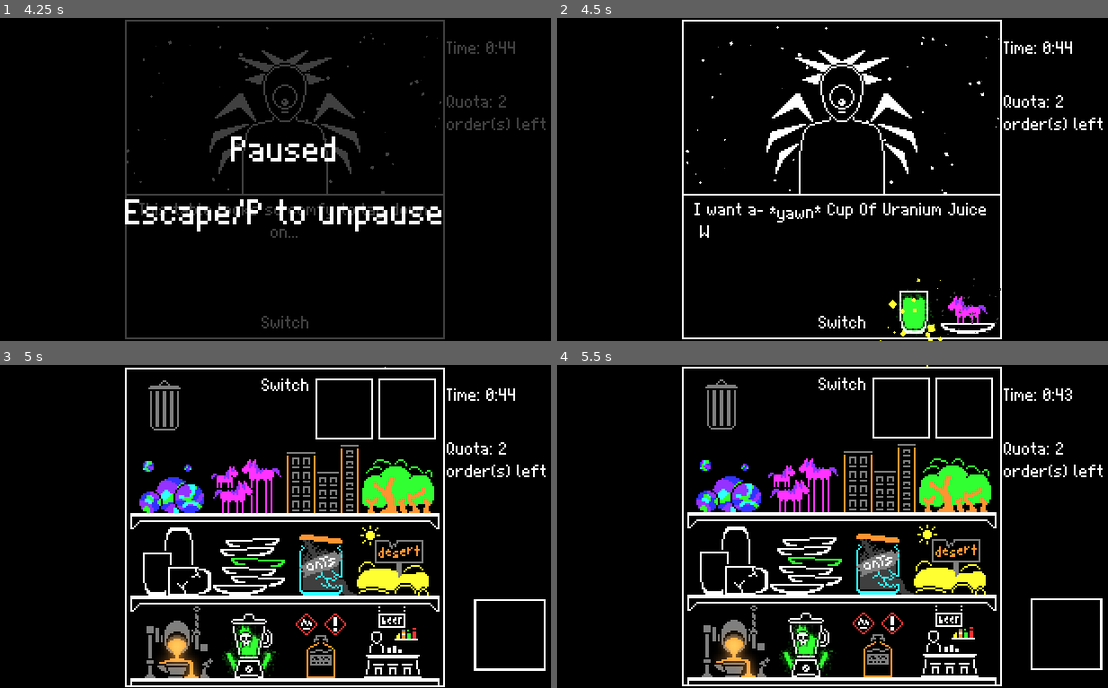
Above: before the commit, frames 1-4 (two rows, left to right).
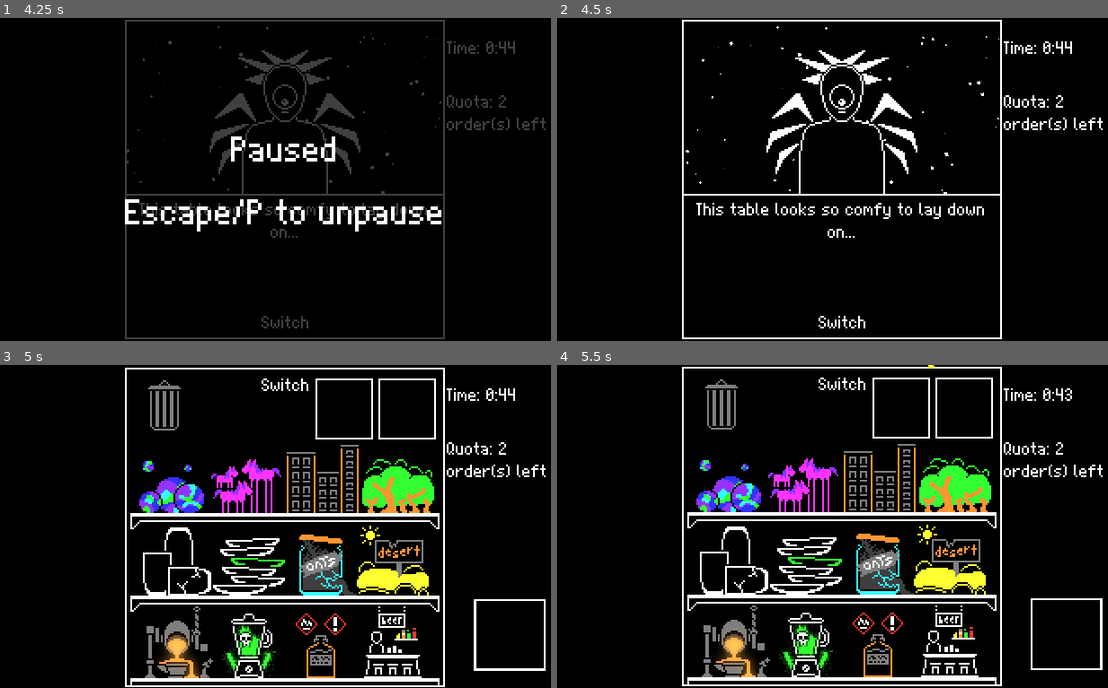
Above: after the commit, the same moments.

Repository: Banalian/BitBiscuit-GMTK2024
Game: Godot game, scene res://Scenes/main_menu.tscn
The game is run twice, just before and just after one commit, with the same random seed, the same clock (stepped at 60 frames per second) and the same inputs.
Inputs (mouse positions are in pixels of both pictures, inside the frame that each line leads up to):
- Up to frame 1 (4.25 s): click "Play" at 0.5 s; click "Play" at 1.25 s; tap Enter at 2 s; move the mouse to (413, 163) at 2.02 s; tap P at 2.1, 2.85, 3.6 s; click (413, 163) at 2.17 s; tap Space at 2.27, 3.02 s; move the mouse to (170, 195) at 2.77 s; click (170, 195) at 2.92 s; move the mouse to (341, 108) at 3.52 s; click (341, 108) at 3.67 s
- Up to frame 2 (4.5 s): move the mouse to (810, 244) at 4.27 s; tap P at 4.35 s; click (810, 244) at 4.42 s
- Up to frame 3 (5 s): tap Space at 4.52 s
- Up to frame 4 (5.5 s): click (898, 410) at 5 s

Frame 1 is identical in both runs. In frame 2, 2.0% of the frame differs, in the area x 24-81%, y 57-100%; in frame 3, less than 0.1%; in frame 4, less than 0.1%.

Commit message:
feat(pause): allow pause to not break current timer state

Diff:
--- a/Scenes/main.tscn
+++ b/Scenes/main.tscn
@@ -85,7 +85,7 @@
 [node name="CanvasLayer" type="CanvasLayer" parent="CameraBase"]
 
 [node name="PauseHandler" parent="CameraBase/CanvasLayer" node_paths=PackedStringArray("_timers") instance=ExtResource("19_c7j6o")]
-_timers = [NodePath("../../../GameManager/CanvasLayer/GameTimer/Timer"), NodePath("../../../GameManager/StartGameTimer"), NodePath("../../../GameManager/EndRoundTimer"), NodePath("../../../GameManager/EndOrderTimer")]
+_timers = [NodePath("../../../GameManager/CanvasLayer/GameTimer/Timer"), NodePath("../../../GameManager/EndRoundTimer"), NodePath("../../../GameManager/EndOrderTimer"), NodePath("../../../GameManager/StartOrderTimer"), NodePath("../../../GameManager/StartGameTimer"), NodePath("../../../ViewTop/NextDialogueTimer")]
 
 [node name="FailedStateHandler" parent="CameraBase/CanvasLayer" instance=ExtResource("3_1v80o")]
 
--- a/Scripts/pause_handler.gd
+++ b/Scripts/pause_handler.gd
@@ -3,8 +3,9 @@
 
 @export var _timers: Array[Timer]
 @onready var _panel = $Panel
+
 var _paused:= false
-
+var _old_timer_state: Array[bool] = []
 # Called when the node enters the scene tree for the first time.
 func _ready() -> void:
 	pass
@@ -17,9 +18,18 @@
 
 func toggle_pause():
 	_paused = not _paused
+	# if pausing, save old state to restore after
+	if _paused:
+		_old_timer_state = []
 	_panel.visible = _paused
+	var index = 0
 	for timer in _timers:
-		timer.paused = _paused
+		if _paused:
+			_old_timer_state.append(timer.paused)
+			timer.paused = true
+		else:
+			timer.paused = _old_timer_state[index]
+		index += 1
 
 
 func _unhandled_input(event):
